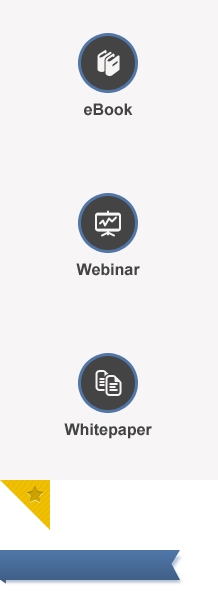
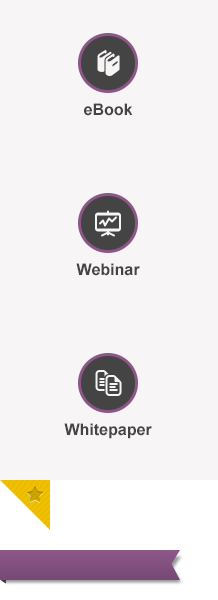
Comparing the layer stacks of the two w=218, h=600 images. Changes:
moved "ebook" above "webinar" over bbox(78, 33, 138, 116)
painted on "icone" (1st of 3, in "ebook"), masked it over bbox(98, 50, 120, 76)
painted on "elipse" (1st of 3, in "ebook"), masked it over bbox(78, 33, 138, 93)
masked "thumb" (1st of 3, in "ebook") over bbox(78, 33, 138, 116)
moved "webinar" above "whitepaper" over bbox(76, 193, 140, 276)
painted on "icone" (2nd of 3, in "webinar"), masked it over bbox(95, 210, 121, 237)
painted on "elipse" (2nd of 3, in "webinar"), masked it over bbox(78, 193, 138, 253)
masked "thumb" (2nd of 3, in "webinar") over bbox(76, 193, 140, 276)
moved "whitepaper" above "destaque" over bbox(64, 353, 152, 439)
painted on "icone" (3rd of 3, in "whitepaper"), masked it over bbox(95, 370, 122, 396)
painted on "elipse" (3rd of 3, in "whitepaper"), masked it over bbox(78, 353, 138, 413)
masked "thumb" (3rd of 3, in "whitepaper") over bbox(64, 353, 152, 439)
added group "ribbon" (1st of 3, in "faixa") with 3 layers in group "faixa" over bbox(0, 550, 183, 585)
added layer "ribbon" (2nd of 3, in "faixa" › "ribbon") in group "ribbon" over bbox(0, 550, 180, 580)
added layer "ribbon copy" (40%) in group "ribbon" over bbox(6, 553, 183, 585)
added layer "ribbon" (3rd of 3, in "faixa" › "ribbon") in group "ribbon" over bbox(0, 579, 6, 584)
hid "faixa" (2nd of 2, in "faixa") over bbox(0, 550, 183, 585)
